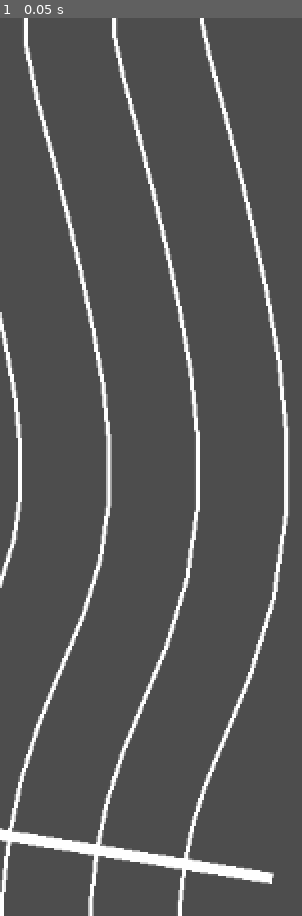
Above: before the commit, frame 1.
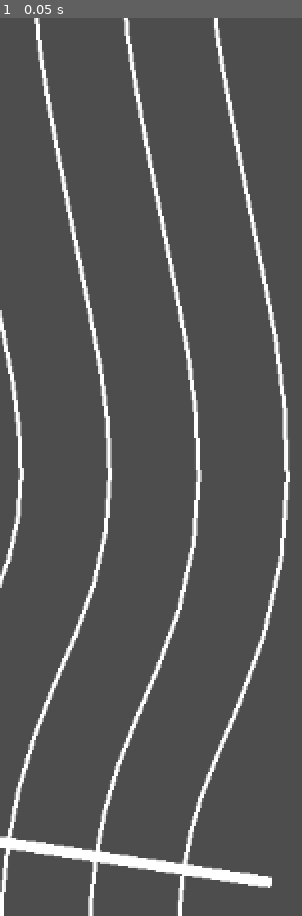
Above: after the commit, the same moment.

Repository: bemain/critterbug
Game: Godot game, scene res://src/song_track/instrument_track.tscn
The game is run twice, just before and just after one commit, with the same random seed, the same clock (stepped at 60 frames per second) and the same inputs. This scene is started directly instead of the project's main scene.
Inputs:
- Up to frame 1 (0.05 s): no input

The runs differ from the first frame. In frame 1, 4.8% of the frame differs, in the area x 0-97%, y 0-99%.
Error before the commit: Invalid access to property or key 'bpm' on a base object of type 'Nil'. (res://src/song_track/instrument_track.gd:25)

Commit message:
Play audio for each track separately

Diff:
--- a/src/song/chrp_loader.gd
+++ b/src/song/chrp_loader.gd
@@ -32,6 +32,7 @@
 # It should return the loaded Resource object or null if loading fails.
 func _load(path: String, original_path: String, use_sub_threads: bool, cache_mode: int) -> Song:
 	var file: FileAccess = FileAccess.open(path, FileAccess.READ)
+	var dir_path = path.get_base_dir() + "/"
 
 	# Error handling: Check if the file could be opened.
 	if file == null:
@@ -62,11 +63,11 @@
 				while lines[line_n+1].begins_with("    "):
 					line_n += 1
 					match Array(lines[line_n].split(":")).map(func (s): return s.strip_edges()):
-						["_", var audio]: song.audio_path = audio
-						[var instr, var audio]: audio_paths[instr] = audio
+						["_", var audio]: song.audio_path = dir_path + audio
+						[var instr, var audio]: audio_paths[instr] = dir_path +  audio
 
 	# Instruments
-	var instrument: Instrument
+	var instrument: Instrument = null
 	var beat := 0
 	for line in lines.slice(line_n): # Continue after the header
 		if line.begins_with("#"): continue # Comment
--- a/src/song_track/instrument_track.gd
+++ b/src/song_track/instrument_track.gd
@@ -5,18 +5,28 @@
 const _scene: PackedScene = preload("res://src/song_track/instrument_track.tscn")
 
 # Create an instance of this scene, with the given parameters.
-static func instantiate(song: Song, instrument: Instrument, time_before_start: float) -> InstrumentTrack:
-	print("instrument ", instrument , " track created on ", song)
+static func instantiate(song: Song, instrument: Instrument) -> InstrumentTrack:
 	var track: InstrumentTrack = _scene.instantiate()
 	track.song = song
 	track.instrument = instrument
+
+	if not instrument.audio_path.is_empty():
+		track.get_node("AudioStreamPlayer").stream = load(instrument.audio_path)
 	return track
 
 
 var song: Song
 var instrument: Instrument
 
+# The number of seconds this tracks would need to wait between beginning note creation and starting
+# audio playback for the audio and the visuals to be in sync.
+var initial_delay: float:
+	get: return beats * beat_duration
+
+
+# The length of the track, in pixels
 @export var length: int = 500
+# The number of beats shown on the track
 @export var beats: int = 4
 
 var beat_length: float:
@@ -28,7 +38,23 @@
 
 @onready var path: Path2D = $Path2D
 
-func _ready() -> void:
+
+## Begin playing audio and creating notes for the given [instrument].
+##
+## [actual_initial_delay] is the actual number of seconds we have to wait between beginning note
+## creation and starting audio playback, so that all the tracks are in sync with the audio.
+## This is the maximum of [initial_delay] among all the instrument tracks for this song.
+func start(initial_delay: float) -> void:
+	# Wait for the first note to hit the bottom, so that the audio is in sync with the visuals
+	get_tree().create_timer(initial_delay, false).timeout.connect(func():
+		# Start audio
+		$AudioStreamPlayer.play()
+	)
+
+	# Give the other tracks enough time to sync audio and visuals.
+	await get_tree().create_timer(initial_delay - self.initial_delay, false).timeout
+
+	# Begin creating notes
 	var beat_timer = Timer.new()
 	beat_timer.wait_time = beat_duration
 	beat_timer.one_shot = false
--- a/src/song_track/instrument_track.tscn
+++ b/src/song_track/instrument_track.tscn
@@ -5,7 +5,7 @@
 
 [sub_resource type="Curve2D" id="Curve2D_nrapc"]
 _data = {
-"points": PackedVector2Array(34.3534, -150.348, -34.3534, 150.348, 34, -106, -46.351, -228.318, 46.351, 228.318, 68, 229, 2.83047, -232.337, -2.83047, 232.337, 0, 674)
+"points": PackedVector2Array(-2.08764, -75.3223, 2.08764, 75.3223, 24, -59, -46.351, -228.318, 46.351, 228.318, 68, 229, 2.83047, -232.337, -2.83047, 232.337, 0, 674)
 }
 point_count = 3
 
@@ -22,27 +22,29 @@
 hit_marker_position = 0.895
 
 [node name="Divider1" type="Line2D" parent="Visuals"]
-points = PackedVector2Array(158.784, -77.4878, 150.593, -39.7786, 145.732, -10.1989, 145.573, 2.81783, 151.075, 27.7179, 161.794, 67.7939, 172.828, 110.994, 183.004, 154.512, 192.287, 197.877, 200.991, 246.576, 206.462, 299.746, 206.239, 357.799, 197.218, 419.175, 179.861, 476.024, 161.664, 520.197, 148.271, 553.116, 139.24, 581.535, 133.138, 610.525, 129.455, 641.879, 127.991, 675.559)
+points = PackedVector2Array(151.951, -62.5463, 152.927, -24.3772, 155.224, 3.09375, 160.526, 36.3618, 167.405, 73.2896, 174.854, 111.275, 182.534, 149.633, 190.32, 188.151, 198.571, 231.14, 204.958, 279.592, 207.237, 332.103, 202.925, 388.703, 190.251, 445.488, 172.602, 494.386, 156.864, 531.497, 145.653, 560.454, 137.888, 586.886, 132.546, 614.343, 129.3, 643.941, 127.991, 675.559)
 width = 3.0
 
 [node name="Divider2" type="Line2D" parent="Visuals"]
-points = PackedVector2Array(96.392, -91.7439, 87.8326, -52.3118, 82.0672, -16.7387, 82.0699, 10.7782, 89.1349, 43.8231, 99.9333, 84.2032, 110.661, 126.205, 120.544, 168.467, 129.592, 210.74, 137.661, 255.812, 142.563, 303.335, 142.39, 353.405, 134.829, 404.905, 119.976, 453.444, 102.838, 494.989, 88.2283, 530.96, 77.3512, 565.234, 69.9565, 600.324, 65.6487, 636.907, 63.9953, 674.78)
+points = PackedVector2Array(87.9754, -60.7731, 88.9727, -21.9672, 91.7678, 11.4196, 97.5096, 47.5364, 104.561, 85.3948, 112.081, 123.747, 119.794, 162.27, 127.596, 200.866, 135.453, 241.731, 141.232, 285.511, 143.24, 331.467, 139.601, 379.424, 128.964, 427.051, 113.415, 470.038, 97.8401, 506.755, 85.1341, 539.635, 75.6977, 571.773, 69.2526, 604.859, 65.4708, 639.262, 63.9953, 674.78)
 width = 3.0
 
 [node name="Divider3" type="Line2D" parent="Visuals"]
-points = PackedVector2Array(34, -106, 25.0718, -64.845, 18.4022, -23.2786, 18.5669, 18.7386, 27.1944, 59.9283, 38.0727, 100.613, 48.4952, 141.415, 58.0838, 182.422, 66.8984, 223.602, 74.3314, 265.048, 78.6635, 306.925, 78.5411, 349.011, 72.4404, 390.636, 60.0921, 430.864, 44.0109, 469.782, 28.1858, 508.804, 15.4621, 548.932, 6.77474, 590.123, 1.8422, 631.934, 0, 674)
+points = PackedVector2Array(24, -59, 25.018, -19.5572, 28.3116, 19.7454, 34.4927, 58.711, 41.716, 97.5, 49.3077, 136.219, 57.054, 174.907, 64.8719, 213.581, 72.3356, 252.322, 77.5066, 291.429, 79.2434, 330.83, 76.2775, 370.144, 67.6771, 408.614, 54.2272, 445.69, 38.8164, 482.012, 24.615, 518.816, 13.5076, 556.661, 5.95926, 595.375, 1.64204, 634.584, 0, 674)
 width = 3.0
 
 [node name="Divider4" type="Line2D" parent="Visuals"]
-points = PackedVector2Array(-28.392, -120.256, -37.689, -77.3781, -45.2628, -29.8185, -44.9361, 26.699, -34.7461, 76.0335, -23.7879, 117.022, -13.6709, 156.626, -4.37625, 196.377, 4.20431, 236.465, 11.0013, 274.284, 14.7642, 310.514, 14.6922, 344.616, 10.0514, 376.367, 0.207745, 408.284, -14.8159, 444.574, -31.8567, 486.647, -46.4269, 532.63, -56.407, 579.922, -61.9643, 626.962, -63.9953, 673.22)
+points = PackedVector2Array(-39.9754, -57.2269, -38.9366, -17.1473, -35.1445, 28.0712, -28.5242, 69.8856, -21.1288, 109.605, -13.4652, 148.691, -5.6859, 187.544, 2.14775, 226.296, 9.21805, 262.914, 13.7808, 297.348, 15.2466, 330.194, 12.9538, 360.864, 6.39022, 390.178, -4.9603, 421.342, -20.2072, 457.269, -35.9041, 497.996, -48.6825, 541.548, -57.3341, 585.89, -62.1867, 629.906, -63.9953, 673.22)
 width = 3.0
 
 [node name="Divider5" type="Line2D" parent="Visuals"]
-points = PackedVector2Array(-90.784, -134.512, -100.45, -89.9113, -108.928, -36.3583, -108.439, 34.6594, -96.6865, 92.1387, -85.6485, 133.431, -75.8371, 171.837, -66.8363, 210.333, -58.4898, 249.328, -52.3287, 283.52, -49.135, 314.104, -49.1568, 340.222, -52.3377, 362.098, -59.6766, 385.703, -73.6426, 419.367, -91.8993, 464.491, -108.316, 516.329, -119.589, 569.72, -125.771, 621.989, -127.991, 672.441)
+points = PackedVector2Array(-103.951, -55.4537, -102.891, -14.7373, -98.6006, 36.397, -91.5411, 81.0602, -83.9736, 121.71, -76.2382, 161.163, -68.4258, 200.182, -60.5764, 239.011, -53.8995, 273.505, -49.9449, 303.267, -48.7502, 329.557, -50.3699, 351.585, -54.8967, 371.741, -64.1478, 396.994, -79.2309, 432.526, -96.4232, 477.177, -110.873, 526.436, -120.627, 576.406, -126.016, 625.228, -127.991, 672.441)
 width = 3.0
 
 [node name="HitMarker" type="Line2D" parent="Visuals"]
-points = PackedVector2Array(-182.817, 559.813, 196.301, 620.849)
+points = PackedVector2Array(-183.962, 567.196, 195.822, 623.944)
 width = 8.0
 
 [node name="Notes" type="Node2D" parent="."]
+
+[node name="AudioStreamPlayer" type="AudioStreamPlayer" parent="."]
--- a/src/song_track/note.gd
+++ b/src/song_track/note.gd
@@ -14,6 +14,7 @@
 	note.track_offset = (1.5*track_width) - (track * track_width)
 	return note
 
+
 var path: Path2D
 
 var time_until_hit: float
--- a/src/song_track/song_manager.gd
+++ b/src/song_track/song_manager.gd
@@ -6,26 +6,23 @@
 func _ready():
 	play_song(Songs.songs[0])
 
-func _play_track(path: String, delay: float) -> void:
-	var stream = load(path)
-	var stream_player = AudioStreamPlayer.new()
-	add_child(stream_player)
-	stream_player.set_stream(stream)
+func play_song(song: Song) -> Node:
+	$AudioStreamPlayer.set_stream(load(song.audio_path))
 
-	var timer = Timer.new()
-	add_child(timer)
-	timer.one_shot = true
-	timer.wait_time = delay
+	var tracks = []
+	for i in song.instruments.size():
+		var track = InstrumentTrack.instantiate(song, song.instruments[i])
+		track.position = Vector2(i*500, 0)
+		#track.beats = 4 + 4*i# FIXME: Just testing
+		tracks.append(track)
+		add_child(track)
 
-	timer.connect("timeout", stream_player.play)
-	timer.start()
-
-func play_song(song: Song) -> Node:
-	_play_track("res://songs/jazz_swing/JazzSwing.mp3", song.bpb*60.0/song.bpm)
-
-	for i in song.instruments.size():
-		var instrument_track = InstrumentTrack.instantiate(song, song.instruments[i], song.bpb*60.0/song.bpm)
-		instrument_track.position = Vector2(i*500, 0)
-		add_child(instrument_track)
+	# The number of beats we have to wait before starting audio playback, so that the audio is in sync with the visuals.
+	var initial_delay: float = tracks.map(func(track): return track.initial_delay).max()
+	get_tree().create_timer(initial_delay, false).timeout.connect(func():
+		$AudioStreamPlayer.play()
+	)
+	for track in tracks:
+		track.start(initial_delay)
 
 	return self
--- a/src/song_track/song_manager.tscn
+++ b/src/song_track/song_manager.tscn
@@ -4,3 +4,5 @@
 
 [node name="Node" type="Node"]
 script = ExtResource("1_1j6bh")
+
+[node name="AudioStreamPlayer" type="AudioStreamPlayer" parent="."]
Not shown, removed: songs/jazz_swing/JazzSwing.mp3.import
Not shown, added: songs/jazz_swing/bass.mp3.import
Not shown, added: songs/jazz_swing/drums.mp3.import
Not shown, added: songs/jazz_swing/other.mp3.import
Not shown, added: songs/jazz_swing/vocals.mp3.import
Not shown, removed: songs/jazz_swing/JazzSwing.mp3
Not shown, added: songs/jazz_swing/bass.mp3
Not shown, added: songs/jazz_swing/drums.mp3
Not shown, changed: songs/jazz_swing/jazz_swing.chrp
Not shown, added: songs/jazz_swing/other.mp3
